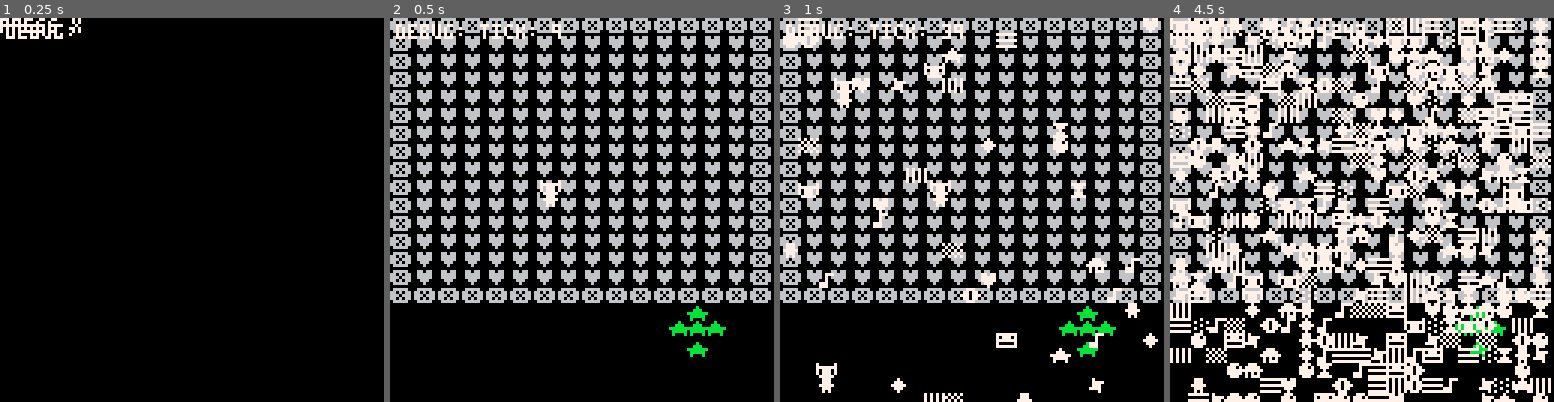
Above: before the commit, frames 1-4 (left to right).
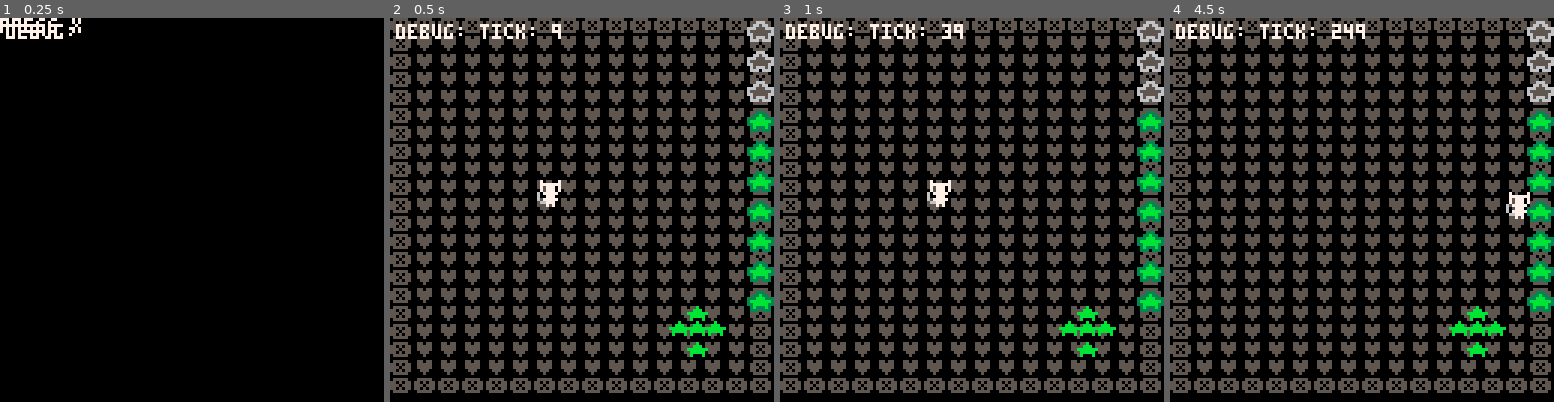
Above: after the commit, the same moments.

Repository: hypercube143/picoasciijam2026
Game: PICO-8 cartridge picoasciijam2016.p8
The game is run twice, just before and just after one commit, with the same random seed, the same clock (stepped at 60 frames per second) and the same inputs.
Inputs:
- Up to frame 1 (0.25 s): no input
- Up to frame 2 (0.5 s): tap X (X key) at 0.33 s
- Up to frame 3 (1 s): no input
- Up to frame 4 (4.5 s): tap X (X key) at 1.07, 1.85, 2.97, 4.08 s; hold Right 1.6-2.1 s; hold Up 2.15-2.42 s; hold Right 2.47-3.03 s; hold Left 3.08-3.58 s; hold Down 3.63-3.97 s; hold Right from 4.02 s (still down)

Frame 1 is identical in both runs. In frame 2, 42% of the frame differs, in the area x 0-100%, y 0-98%; in frame 3, 44%; in frame 4, 62%, in the area x 0-100%, y 0-100%.

Commit message:
bar on right of screen

Diff:
--- a/picoasciijam2016.p8
+++ b/picoasciijam2016.p8
@@ -6,8 +6,8 @@
 
 -- notes
 --[[
-screen is 128 px hence 16 by 16
-
+screen is 128 px hence 16 by 16 no, 5,6, 20 25
+glyph is 6x5
 --]]
 
 
@@ -118,6 +118,7 @@
 function levelOne()
     -- init occurs once level is loaded, hence no funciton:
     p = newPlayer(50, 50)
+    bar = newBar()
     t = 0
     return{
         update = function()
@@ -128,18 +129,73 @@
             drawGrid("❎", "♥")
             p.draw()
             weed_tree.draw(90, 90)
-
+            bar.draw()
+            toCorrupt()
             ---
             debug = debug .."tick: " .. t
 
-            -- draw corruption every frame, update every 10th
-            if t % 10 == 0 then
-                updateCorruption(t * 0.0025)
+        end
+    }
+end
+
+
+-- draw corruption every frame, update every 10th
+-- should only happen on threshold reached
+function toCorrupt()
+    -- 5 weeds to bar and flash
+    if bar.level <= 2 then
+        if t % 10 == 0 then
+            updateCorruption(t * 0.0025)
+         end
+        drawCorruption()
+    end
+end
+
+function newBar()
+    return{
+        x = 120,
+        y = 0,
+        level = 7,
+        update = function() end,
+        draw = function()
+            -- grey background
+            pad = 10
+            for i = 0, 9 do
+                -- should be grey as default
+                if 10-i > bar.level do
+                    drawGlyphWithBorder("★", 6, "★", 5, bar.x, 2 + bar.y + i*pad)
+                else
+                -- and green up to bar level
+                    drawGlyphWithBorder("★", 3, "★", 11, bar.x, 2 + bar.y + i*pad)
+                end
             end
-            drawCorruption()
-        end
-    }
-end
+        end
+    }
+end
+
+-- FOR STRINGS
+function drawGlyphWithBorder(border, col1, inner, col2, x, y)
+    for xOff = -1, 1 do
+        for yOff = -1, 1 do
+            print(border, x + xOff, y + yOff, col1)
+        end
+    end
+    print(inner, x, y, col2)
+end
+
+-- FOR COs
+function drawBorder(borderShape, innerShape)
+    local b = borderShape
+    local i = innerShape
+    for xOff = -1, 1 do
+        for yOff = -1, 1 do
+            b.draw(b.x + xOff, b.y + yOff)
+        end
+    end
+    i.draw(i.x, i.y)
+end
+
+
 
 function drawGrid(border, fill)
     -- this for loop makes the game super laggy!???
@@ -167,8 +223,15 @@
     inner_row ..
     inner_row ..
     inner_row ..
+    --
+    inner_row ..
+    inner_row ..
+    inner_row ..
+    inner_row ..
+    inner_row ..
+    --
     outer_row
-    , 0, 0, 6)
+    , 0, 0, 5)
 
 end
 -----
